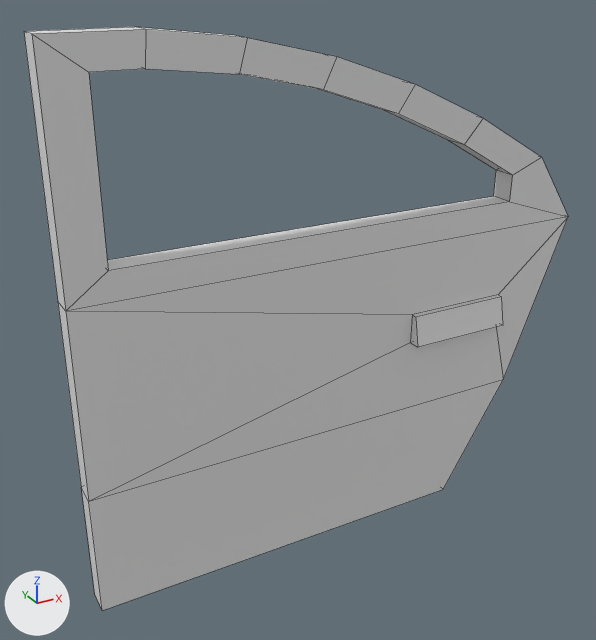
What one commit did to the FBX model Groepje van Sjoerd 2.0/Assets/Wessel/Models/achterdeur.fbx.
Before and after are seen from a 50 mm lens placed at (-1.2, -2.5, 1.28), pointed at (0.24, 0.12, -0.03). The lights are fixed; the arrows at lower left show +X, +Y and +Z. Mesh edges are drawn as thin lines.
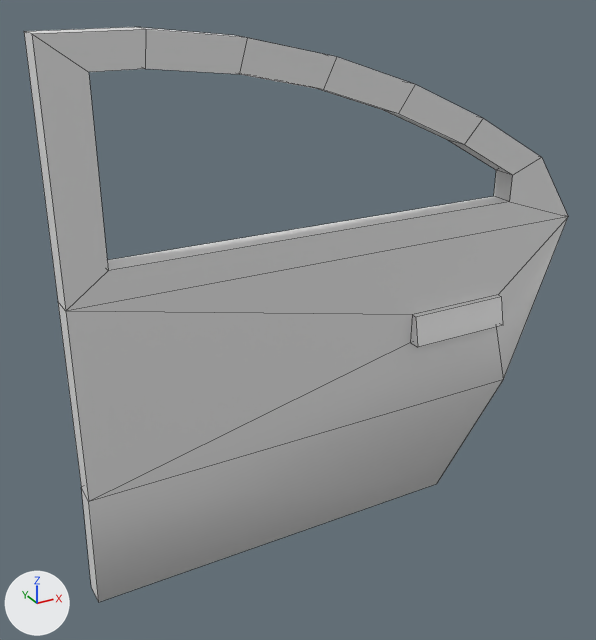
Where the change shows, as pixel boxes (x1, y1, x2, y2) in the pictures (596 x 640 px; the box of a moved part takes in the faces that stretch with it):
'Plane', reshaped: before (24, 27, 568, 610); after (24, 27, 568, 602)
part 1 of me_plane, moved or reshaped: before (82, 380, 503, 610); after (81, 380, 503, 602)
part 2 of me_plane, shading changed: (24, 27, 568, 502) in both

Diff of the bpy script that builds the scene:
```diff
--- a/Groepje van Sjoerd 2.0/Assets/Wessel/Models/achterdeur.fbx.py
+++ b/Groepje van Sjoerd 2.0/Assets/Wessel/Models/achterdeur.fbx.py
@@ me_plane @@
 me_plane.from_pydata(...)  # 60 vertices, 60 faces; spans x -0.67..1.53, y -0.05..0.15, z -1.0..1.08
 # used by ob_plane; location = (0.0, 0.0, 0.0)
 # before: 1 (-0.67, 0.0, -1.0) at pixel (102, 610), 3 (0.95, 0.0, -1.0) at pixel (443, 489), 19 (-0.67, 0.1, -1.0) at pixel (94, 594), 21 (0.95, 0.1, -1.0)
+# me_plane part 1
+for i in [1, 3, 19, 21]: me_plane.vertices[i].co += Vector((0.0, 0.05, 0.0))
+# me_plane part 2: edges marked sharp go from 88 to 69
```
